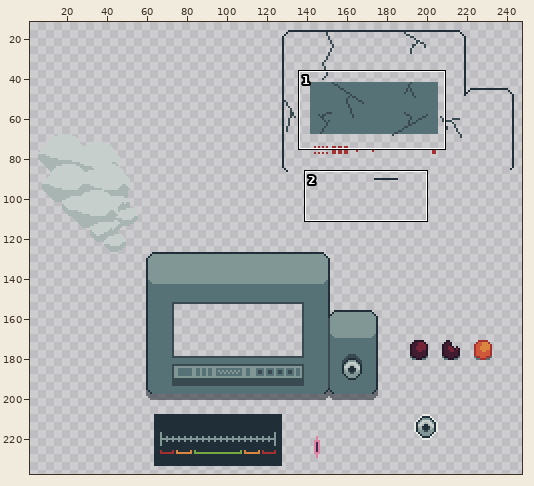
Edited in one commit: pixel-art file (Assets/Textures/Calibration Module.aseprite). The picture above shows the old version from afar; the outline marks the close-up.
Close-up. Before the edit:
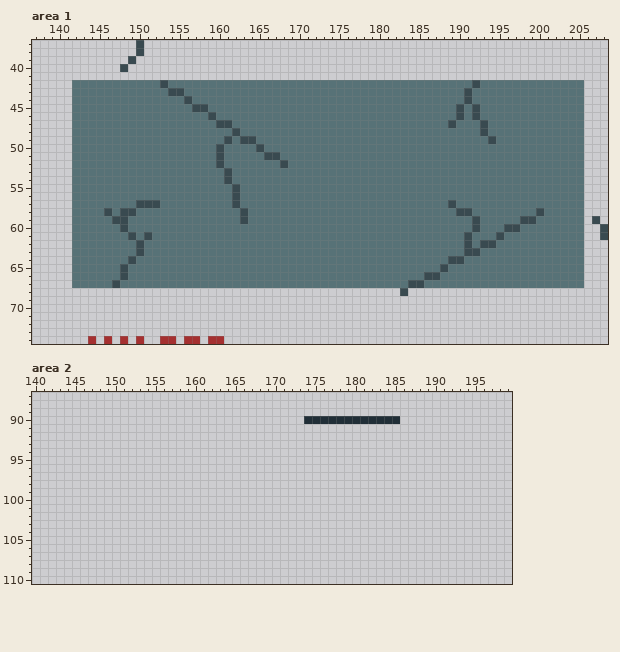
256x256 pixels, 1 frame. Shown: area 1: x 137..208, y 37..74; area 2: x 140..199, y 87..110. The wide view leaves out empty margins. The commit also changed other parts of the picture, which this record leaves out.
The result:
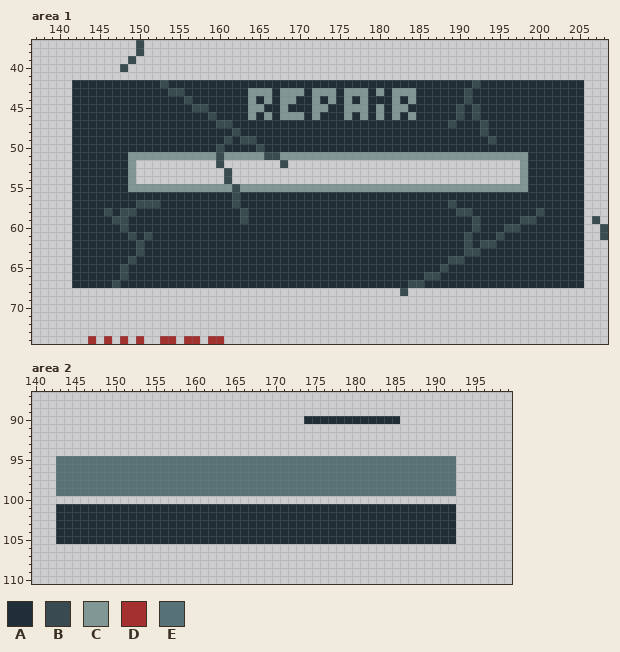
Palette (. is transparent): A #202e37  B #394a50  C #819796  D #a53030  E #577277
The author wrote: add repair + blow torch
What changed:
layer "Broken Module" added
layer "Broken Screen" added
layer "Repair Bar" added
layer "Broken Modu Copy" removed
--- area 1
@@ x 137..208 @@
 41 ........................................................................
-42 .....EEEEEEEEEEEBEEEEEEEEEEEEEEEEEEEEEEEEEEEEEEEEEEEEEEBEEEEEEEEEEEEE...
-43 .....EEEEEEEEEEEEBBEEEEEEEEEEEEEEEEEEEEEEEEEEEEEEEEEEEBEEEEEEEEEEEEEE...
-44 .....EEEEEEEEEEEEEEBEEEEEEEEEEEEEEEEEEEEEEEEEEEEEEEEEEBEEEEEEEEEEEEEE...
-45 .....EEEEEEEEEEEEEEEBBEEEEEEEEEEEEEEEEEEEEEEEEEEEEEEEBEBEEEEEEEEEEEEE...
-46 .....EEEEEEEEEEEEEEEEEBEEEEEEEEEEEEEEEEEEEEEEEEEEEEEEBEBEEEEEEEEEEEEE...
-47 .....EEEEEEEEEEEEEEEEEEBBEEEEEEEEEEEEEEEEEEEEEEEEEEEBEEEBEEEEEEEEEEEE...
-48 .....EEEEEEEEEEEEEEEEEEEEBEEEEEEEEEEEEEEEEEEEEEEEEEEEEEEBEEEEEEEEEEEE...
-49 .....EEEEEEEEEEEEEEEEEEEBEBBEEEEEEEEEEEEEEEEEEEEEEEEEEEEEBEEEEEEEEEEE...
-50 .....EEEEEEEEEEEEEEEEEEBEEEEBEEEEEEEEEEEEEEEEEEEEEEEEEEEEEEEEEEEEEEEE...
-51 .....EEEEEEEEEEEEEEEEEEBEEEEEBBEEEEEEEEEEEEEEEEEEEEEEEEEEEEEEEEEEEEEE...
-52 .....EEEEEEEEEEEEEEEEEEBEEEEEEEBEEEEEEEEEEEEEEEEEEEEEEEEEEEEEEEEEEEEE...
-53 .....EEEEEEEEEEEEEEEEEEEBEEEEEEEEEEEEEEEEEEEEEEEEEEEEEEEEEEEEEEEEEEEE...
-54 .....EEEEEEEEEEEEEEEEEEEBEEEEEEEEEEEEEEEEEEEEEEEEEEEEEEEEEEEEEEEEEEEE...
-55 .....EEEEEEEEEEEEEEEEEEEEBEEEEEEEEEEEEEEEEEEEEEEEEEEEEEEEEEEEEEEEEEEE...
-56 .....EEEEEEEEEEEEEEEEEEEEBEEEEEEEEEEEEEEEEEEEEEEEEEEEEEEEEEEEEEEEEEEE...
-57 .....EEEEEEEEBBBEEEEEEEEEBEEEEEEEEEEEEEEEEEEEEEEEEEEBEEEEEEEEEEEEEEEE...
-58 .....EEEEBEBBEEEEEEEEEEEEEBEEEEEEEEEEEEEEEEEEEEEEEEEEBBEEEEEEEEBEEEEE...
-59 .....EEEEEBBEEEEEEEEEEEEEEBEEEEEEEEEEEEEEEEEEEEEEEEEEEEBEEEEEBBEEEEEE.B.
-60 .....EEEEEEBEEEEEEEEEEEEEEEEEEEEEEEEEEEEEEEEEEEEEEEEEEEBEEEBBEEEEEEEE..B
-61 .....EEEEEEEBEBEEEEEEEEEEEEEEEEEEEEEEEEEEEEEEEEEEEEEEEBEEEBEEEEEEEEEE..B
-62 .....EEEEEEEEBEEEEEEEEEEEEEEEEEEEEEEEEEEEEEEEEEEEEEEEEBEBBEEEEEEEEEEE...
-63 .....EEEEEEEEBEEEEEEEEEEEEEEEEEEEEEEEEEEEEEEEEEEEEEEEEBBEEEEEEEEEEEEE...
-64 .....EEEEEEEBEEEEEEEEEEEEEEEEEEEEEEEEEEEEEEEEEEEEEEEBBEEEEEEEEEEEEEEE...
-65 .....EEEEEEBEEEEEEEEEEEEEEEEEEEEEEEEEEEEEEEEEEEEEEEBEEEEEEEEEEEEEEEEE...
-66 .....EEEEEEBEEEEEEEEEEEEEEEEEEEEEEEEEEEEEEEEEEEEEBBEEEEEEEEEEEEEEEEEE...
-67 .....EEEEEBEEEEEEEEEEEEEEEEEEEEEEEEEEEEEEEEEEEEBBEEEEEEEEEEEEEEEEEEEE...
+42 .....AAAAAAAAAAABAAAAAAAAAAAAAAAAAAAAAAAAAAAAAAAAAAAAAABAAAAAAAAAAAAA...
+43 .....AAAAAAAAAAAABBAAAAAAAACCCACCCACCCACCCACACCCAAAAAABAAAAAAAAAAAAAA...
+44 .....AAAAAAAAAAAAAABAAAAAAACACACCAACACACACAAACACAAAAAABAAAAAAAAAAAAAA...
+45 .....AAAAAAAAAAAAAAABBAAAAACCAACAAACCAACCCACACCAAAAAABABAAAAAAAAAAAAA...
+46 .....AAAAAAAAAAAAAAAAABAAAACACACCCACAAACACACACACAAAAABABAAAAAAAAAAAAA...
+47 .....AAAAAAAAAAAAAAAAAABBAAAAAAAAAAAAAAAAAAAAAAAAAAABAAABAAAAAAAAAAAA...
+48 .....AAAAAAAAAAAAAAAAAAAABAAAAAAAAAAAAAAAAAAAAAAAAAAAAAABAAAAAAAAAAAA...
+49 .....AAAAAAAAAAAAAAAAAAABABBAAAAAAAAAAAAAAAAAAAAAAAAAAAAABAAAAAAAAAAA...
+50 .....AAAAAAAAAAAAAAAAAABAAAABAAAAAAAAAAAAAAAAAAAAAAAAAAAAAAAAAAAAAAAA...
+51 .....AAAAAAACCCCCCCCCCCBCCCCCBBCCCCCCCCCCCCCCCCCCCCCCCCCCCCCCCAAAAAAA...
+52 .....AAAAAAAC..........B.......B.............................CAAAAAAA...
+53 .....AAAAAAAC...........B....................................CAAAAAAA...
+54 .....AAAAAAAC...........B....................................CAAAAAAA...
+55 .....AAAAAAACCCCCCCCCCCCCBCCCCCCCCCCCCCCCCCCCCCCCCCCCCCCCCCCCCAAAAAAA...
+56 .....AAAAAAAAAAAAAAAAAAAABAAAAAAAAAAAAAAAAAAAAAAAAAAAAAAAAAAAAAAAAAAA...
+57 .....AAAAAAAABBBAAAAAAAAABAAAAAAAAAAAAAAAAAAAAAAAAAABAAAAAAAAAAAAAAAA...
+58 .....AAAABABBAAAAAAAAAAAAABAAAAAAAAAAAAAAAAAAAAAAAAAABBAAAAAAAABAAAAA...
+59 .....AAAAABBAAAAAAAAAAAAAABAAAAAAAAAAAAAAAAAAAAAAAAAAAABAAAAABBAAAAAA.B.
+60 .....AAAAAABAAAAAAAAAAAAAAAAAAAAAAAAAAAAAAAAAAAAAAAAAAABAAABBAAAAAAAA..B
+61 .....AAAAAAABABAAAAAAAAAAAAAAAAAAAAAAAAAAAAAAAAAAAAAAABAAABAAAAAAAAAA..B
+62 .....AAAAAAAABAAAAAAAAAAAAAAAAAAAAAAAAAAAAAAAAAAAAAAAABABBAAAAAAAAAAA...
+63 .....AAAAAAAABAAAAAAAAAAAAAAAAAAAAAAAAAAAAAAAAAAAAAAAABBAAAAAAAAAAAAA...
+64 .....AAAAAAABAAAAAAAAAAAAAAAAAAAAAAAAAAAAAAAAAAAAAAABBAAAAAAAAAAAAAAA...
+65 .....AAAAAABAAAAAAAAAAAAAAAAAAAAAAAAAAAAAAAAAAAAAAABAAAAAAAAAAAAAAAAA...
+66 .....AAAAAABAAAAAAAAAAAAAAAAAAAAAAAAAAAAAAAAAAAAABBAAAAAAAAAAAAAAAAAA...
+67 .....AAAAABAAAAAAAAAAAAAAAAAAAAAAAAAAAAAAAAAAAABBAAAAAAAAAAAAAAAAAAAA...
 68 ..............................................B.........................
--- area 2, layers "Repair Bar", "Broken Module"
@@ x 140..199 @@
  94 ............................................................
- 95 ............................................................
- 96 ............................................................
- 97 ............................................................
- 98 ............................................................
- 99 ............................................................
+ 95 ...EEEEEEEEEEEEEEEEEEEEEEEEEEEEEEEEEEEEEEEEEEEEEEEEEE.......
+ 96 ...EEEEEEEEEEEEEEEEEEEEEEEEEEEEEEEEEEEEEEEEEEEEEEEEEE.......
+ 97 ...EEEEEEEEEEEEEEEEEEEEEEEEEEEEEEEEEEEEEEEEEEEEEEEEEE.......
+ 98 ...EEEEEEEEEEEEEEEEEEEEEEEEEEEEEEEEEEEEEEEEEEEEEEEEEE.......
+ 99 ...EEEEEEEEEEEEEEEEEEEEEEEEEEEEEEEEEEEEEEEEEEEEEEEEEE.......
 100 ............................................................
-101 ............................................................
-102 ............................................................
-103 ............................................................
-104 ............................................................
-105 ............................................................
+101 ...AAAAAAAAAAAAAAAAAAAAAAAAAAAAAAAAAAAAAAAAAAAAAAAAAA.......
+102 ...AAAAAAAAAAAAAAAAAAAAAAAAAAAAAAAAAAAAAAAAAAAAAAAAAA.......
+103 ...AAAAAAAAAAAAAAAAAAAAAAAAAAAAAAAAAAAAAAAAAAAAAAAAAA.......
+104 ...AAAAAAAAAAAAAAAAAAAAAAAAAAAAAAAAAAAAAAAAAAAAAAAAAA.......
+105 ...AAAAAAAAAAAAAAAAAAAAAAAAAAAAAAAAAAAAAAAAAAAAAAAAAA.......
 106 ............................................................
